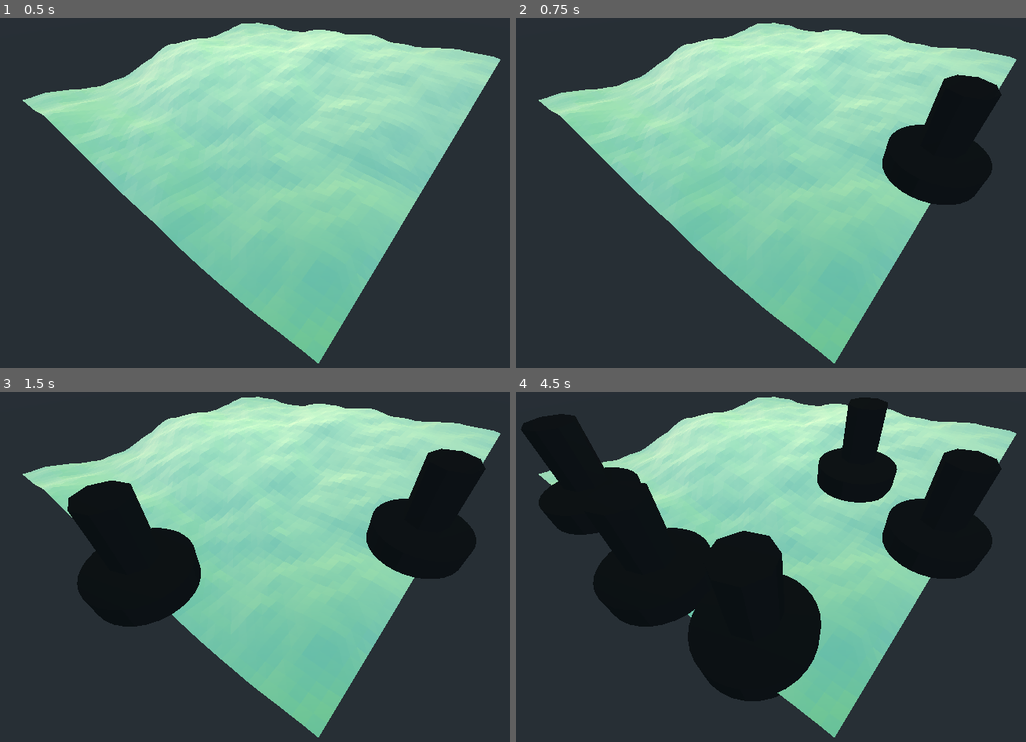
Above: before the commit, frames 1-4 (two rows, left to right).
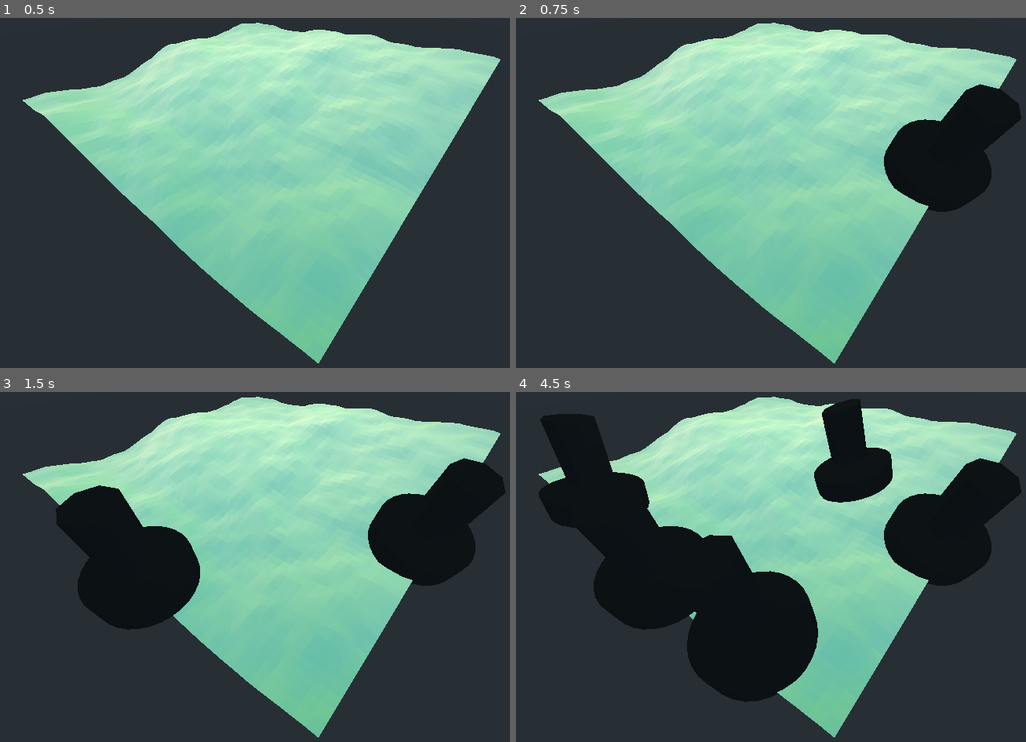
Above: after the commit, the same moments.

Repository: Aziroshin/citygamesystems
Game: Godot game, scene res://Root.tscn
Same seed, same stepped clock (60 frames per second), same inputs: the game is played once before the commit and once after it.
Inputs (mouse positions are in pixels of both pictures, inside the frame that each line leads up to):
- Up to frame 1 (0.5 s): no input
- Up to frame 2 (0.75 s): tap Enter at 0.5 s; move the mouse to (934, 168) at 0.52 s; click (934, 168) at 0.67 s
- Up to frame 3 (1.5 s): tap Space at 1.25 s; move the mouse to (153, 581) at 1.27 s; click (153, 581) at 1.42 s
- Up to frame 4 (4.5 s): tap Enter at 2, 3.5 s; move the mouse to (857, 483) at 2.02 s; click (857, 483) at 2.17 s; tap Space at 2.75, 4.25 s; move the mouse to (760, 637) at 2.77 s; click (760, 637) at 2.92 s; move the mouse to (980, 616) at 3.52 s; click (980, 616) at 3.67 s; move the mouse to (607, 507) at 4.27 s; click (607, 507) at 4.42 s

Frame 1 is identical in both runs. In frame 2, 1.8% of the frame differs, in the area x 71-100%, y 16-56%; in frame 3, 2.8%; in frame 4, 6.2%, in the area x 0-100%, y 1-89%.

Commit message:
✨ Visualizers now have builder methods for setting a position and a size, aligning along a vector (e.g. a normal) and resizing. Contains a live example enclosed in an assert statement.

Diff:
--- a/dev/PlaneMap/Map.gd
+++ b/dev/PlaneMap/Map.gd
@@ -59,4 +59,10 @@
 	print(event)
 	if event is InputEventMouseButton:
 		if event.button_index == BUTTON_LEFT and event.pressed:
-			Visualization.OctagonMarker.instance().add_as_child(self).translate(click_position)
+			assert(Visualization.OctagonMarker.instance()\
+				.add_as_child(self)\
+				.set_position(click_position)\
+				.align_along(click_normal)\
+				.set_size(0.2)\
+				.resize(5)
+			)
--- a/dev/visualization/Visualizer.gd
+++ b/dev/visualization/Visualizer.gd
@@ -80,7 +80,7 @@
 
 	# Sets the color of our mesh.
 	# Returns our visualizer, as this is a top level builder pattern
-	# methd.
+	# method.
 	func set_color(color: Vector3) -> Visualizer:
 		if self.has_mesh:
 			self._get_material_for_mutation().set_shader_param("color", color)
@@ -116,6 +116,27 @@
 	parent.add_child(self)
 	return self
 
+func set_position(position: Vector3) -> Visualizer:
+	self.translate(position)
+	return self
+
+func set_size(size: float) -> Visualizer:
+	self.scale = Vector3(size, size, size)
+	return self
+
+func resize(size_coefficient: float) -> Visualizer:
+	self.scale *= size_coefficient
+	return self
+
+func align_along(vector: Vector3) -> Visualizer:
+	# Solution inspired by r/Sprowl: https://www.reddit.com/r/godot/comments/f2fowu/aligning_node_to_surface_normal/
+	self.global_transform.basis = Basis(
+		vector.cross(self.global_transform.basis.z),
+		vector,
+		self.global_transform.basis.x.cross(vector)
+	)
+	return self
+
 # This can be called at the end of an `assert()` enclosed builder pattern
 # call in order to disarm the assert in case it's used to make the visualizer
 # only appear in debug builds.
